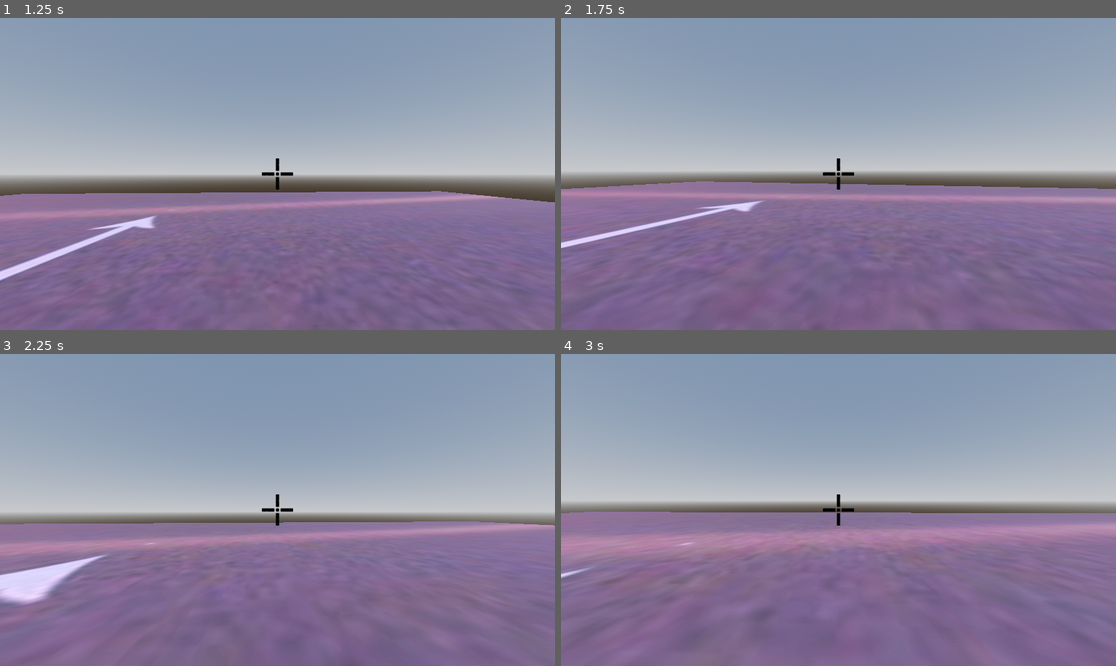
Above: before the commit, frames 1-4 (two rows, left to right).
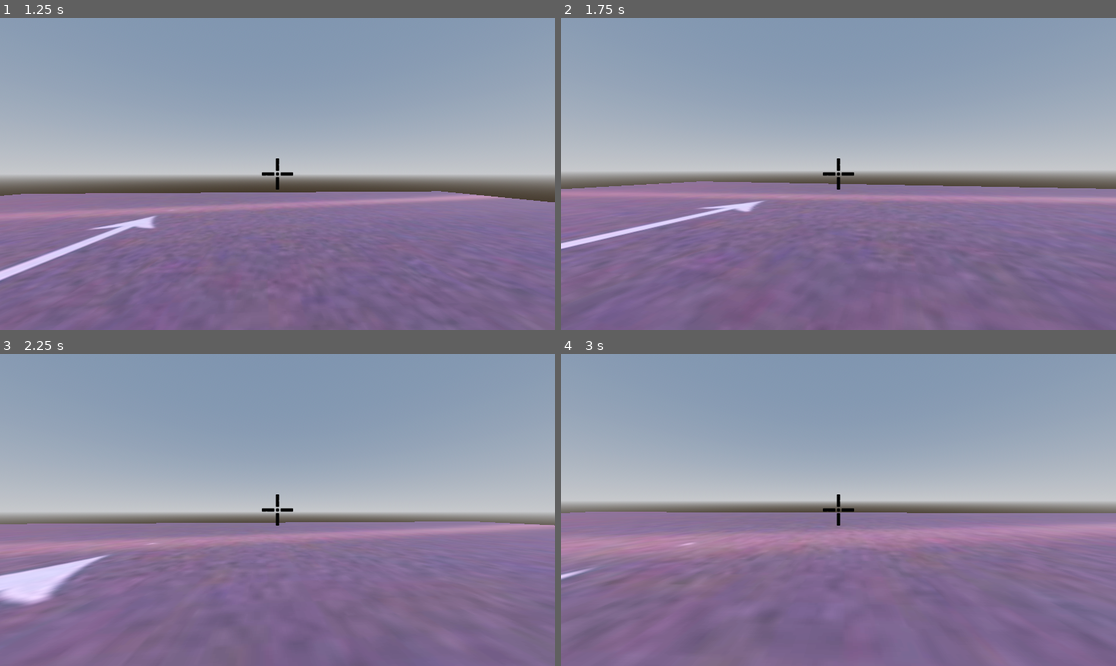
Above: after the commit, the same moments.

Repository: Takos4Lunch/Project1873
Game: Godot game, scene res://world.tscn
Two runs of this game, one before a commit and one after it. Both use one fixed random seed, a clock stepped at 60 frames per second and the inputs below.
Inputs (mouse positions are in pixels of both pictures, inside the frame that each line leads up to):
- Up to frame 1 (1.25 s): move the mouse to (305, 174) at 0.52 s; hold W (up) from 0.53 s (still down); tap C (camera) at 0.6 s; tap Space (jump) at 0.77 s
- Up to frame 2 (1.75 s): keep holding W (up); move the mouse to (810, 174) at 1.27 s; tap Shift (sprint) at 1.35 s; tap Space (jump) at 1.52 s
- Up to frame 3 (2.25 s): keep holding W (up); move the mouse to (288, 503) at 2.02 s; tap C (camera) at 2.1 s
- Up to frame 4 (3 s): keep holding W (up); move the mouse to (832, 516) at 2.77 s; tap Shift (sprint) at 2.85 s

Frame 1 is identical in both runs. In frame 2, 0.2% of the frame differs, in the area x 0-97%, y 52-75%; in frame 3, 0.3%, in the area x 0-100%, y 53-81%; in frame 4, less than 0.1%.

Commit message:
Momentum fix

Diff:
--- a/scripts/Player.gd
+++ b/scripts/Player.gd
@@ -68,8 +68,8 @@
 			velocity.x = 0.0
 			velocity.z = 0.0
 	else:
-		velocity.x = lerp(velocity.x, direction.x * speed, delta * 2.0)
-		velocity.z = lerp(velocity.z, direction.z * speed, delta * 2.0)
+		velocity.x = lerp(velocity.x, direction.x * speed, delta * 3.0)
+		velocity.z = lerp(velocity.z, direction.z * speed, delta * 3.0)
 
 	#head bobbing
 	if input_dir.x>0 && Input.is_action_pressed("sprint"):
